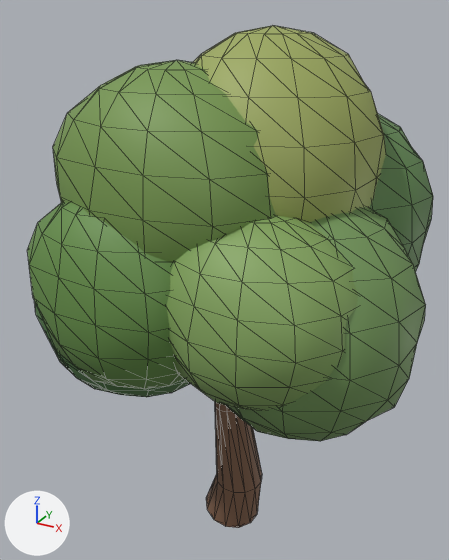
A saved change to the glTF model assets/models/landscape/broadleaf.glb.
Rendered twice from a 50 mm camera at (2.36, -4.47, 4.75) aimed at (-0.14, 0.09, 2.47). The axes (+X, +Y, +Z) are drawn at lower left. The lights are the same throughout. The picture after the commit comes second. Mesh edges are drawn as thin lines. Vertices at exactly the same position are counted once.

Objects in the first picture: 'Broadleaf'.
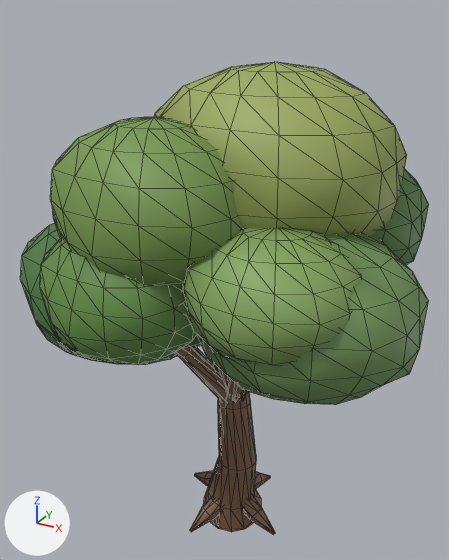
Boxes [x1, y1, x2, y2] around the edits, measured in the pictures (449 x 560 px):
'Broadleaf', reshaped
    before: [27, 26, 433, 528]
    after: [20, 62, 429, 534]
part 1 of me_broadleaf, rebuilt
    before: [226, 207, 426, 441]
    after: [197, 232, 429, 405]
part 2 of me_broadleaf, rebuilt
    before: [193, 26, 386, 222]
    after: [154, 62, 407, 236]
part 3 of me_broadleaf, rebuilt (mostly hidden)
    before: [34, 301, 191, 397]
    after: [20, 223, 201, 365]
part 4 of me_broadleaf, rebuilt
    before: [53, 60, 276, 263]
    after: [50, 117, 242, 291]
part 5 of me_broadleaf, rebuilt
    before: [369, 114, 433, 272]
    after: [372, 170, 429, 265]
part 6 of me_broadleaf, rebuilt (30% shorter)
    before: [167, 215, 358, 410]
    after: [182, 229, 362, 366]
part 7 of me_broadleaf, rebuilt
    before: [27, 202, 184, 389]
    after: [40, 239, 197, 364]
part 8 of me_broadleaf, rebuilt (11% taller)
    before: [206, 402, 262, 528]
    after: [204, 392, 261, 532]
part 9 of me_broadleaf, rebuilt (not visible before)
    after: [228, 377, 244, 402]
part 10 of me_broadleaf, rebuilt (not visible before)
    after: [194, 347, 214, 368]
part 11 of me_broadleaf, added
    after: [174, 347, 275, 534]

Patch to the scene script:
```diff
--- a/assets/models/landscape/broadleaf.glb.py
+++ b/assets/models/landscape/broadleaf.glb.py
@@ me_broadleaf @@
 # used by ob_broadleaf; location = (0.0, 0.0, 0.0)
-me_broadleaf.from_pydata(...)  # 1166 vertices, 2284 faces; spans x -1.87..1.69, y -1.53..1.37, z -0.1..4.62
+me_broadleaf.from_pydata(...)  # 1418 vertices, 2752 faces; spans x -2.08..1.7, y -1.53..1.43, z -0.12..4.36
+# me_broadleaf part 1: the loose piece of 128 vertices spanning x -0.23..1.69, y -1.13..0.59, z 1.47..3.51 is rebuilt with 130 vertices and now spans x -0.24..1.7, y -1.17..0.58, z 1.86..3.28
+# me_broadleaf part 2: the loose piece of 128 vertices spanning x -0.69..1.2, y -0.86..0.92, z 2.56..4.62 is rebuilt with 130 vertices and now spans x -0.88..1.32, y -0.8..1.01, z 2.74..4.36
+# me_broadleaf part 3: the loose piece of 128 vertices spanning x -1.87..0.11, y -1.16..0.48, z 1.41..3.15 is rebuilt with 130 vertices and now spans x -2.08..0.0, y -1.22..0.65, z 1.71..3.09
+# me_broadleaf part 4: the loose piece of 128 vertices spanning x -1.37..0.77, y -1.26..0.4, z 2.49..4.39 is rebuilt with 130 vertices and now spans x -1.35..0.47, y -1.38..0.23, z 2.57..3.99
+# me_broadleaf part 5: the loose piece of 128 vertices spanning x -0.3..1.5, y -0.2..1.37, z 2.1..4.02 is rebuilt with 130 vertices and now spans x -0.23..1.45, y -0.22..1.32, z 2.48..3.72
+# me_broadleaf part 6: the loose piece of 128 vertices spanning x -0.31..1.39, y -1.41..0.02, z 1.93..3.47 is rebuilt with 130 vertices and now spans x -0.1..1.36, y -1.33..0.05, z 2.31..3.33
+# me_broadleaf part 7: the loose piece of 128 vertices spanning x -1.39..0.37, y -1.53..-0.2, z 1.86..3.56 is rebuilt with 130 vertices and now spans x -1.29..0.13, y -1.53..-0.23, z 2.08..3.22
+# me_broadleaf part 8: the loose piece of 52 vertices spanning x -0.27..0.35, y -0.3..0.28, z -0.1..2.37 is rebuilt with 70 vertices and now spans x -0.3..0.3, y -0.31..0.3, z -0.12..2.45
+# me_broadleaf part 9: the loose piece of 30 vertices spanning x -0.1..0.47, y -0.59..0.1, z 1.31..2.57 is rebuilt with 28 vertices and now spans x -0.02..0.69, y -0.66..-0.03, z 1.33..2.83
+# me_broadleaf part 10: the loose piece of 30 vertices spanning x -0.72..0.15, y -0.36..0.11, z 1.31..2.51 is rebuilt with 28 vertices and now spans x -1.0..0.13, y -0.3..-0.03, z 1.29..2.42
+# me_broadleaf part 11
+# 224 vertices are added at x -0.65..0.8, y -0.9..0.55, z -0.03..3.55
+# 412 new faces join them
+# other edits to the shape of me_broadleaf do not show in these pictures
 me_broadleaf.materials.append(mat_ceramic)
```
